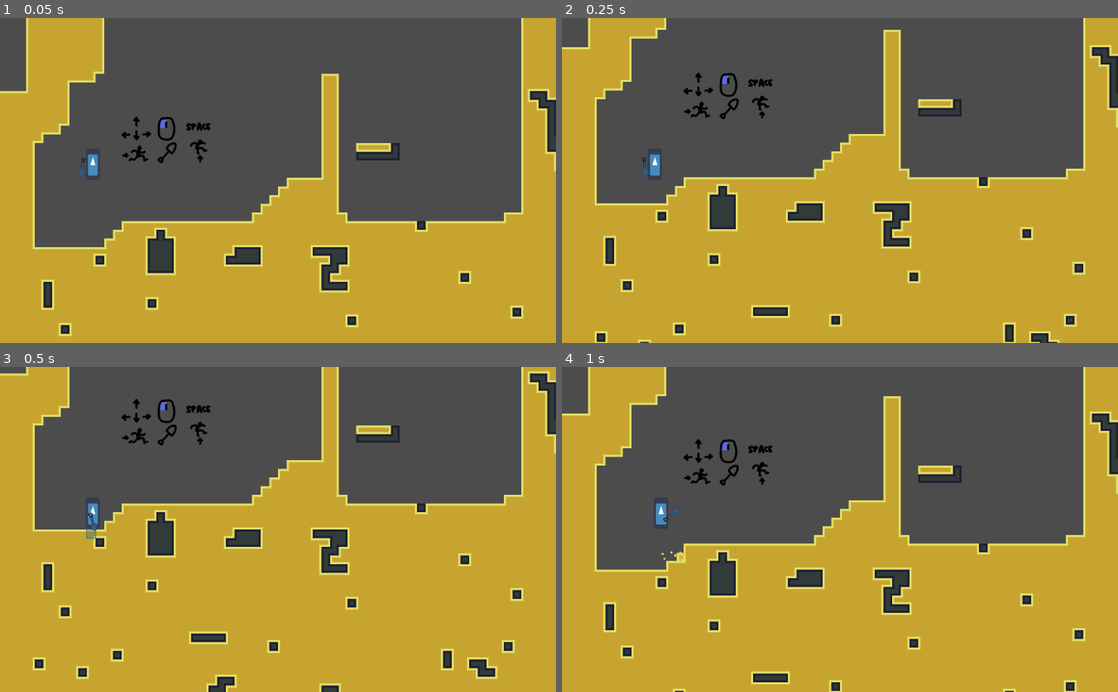
Above: before the commit, frames 1-4 (two rows, left to right).
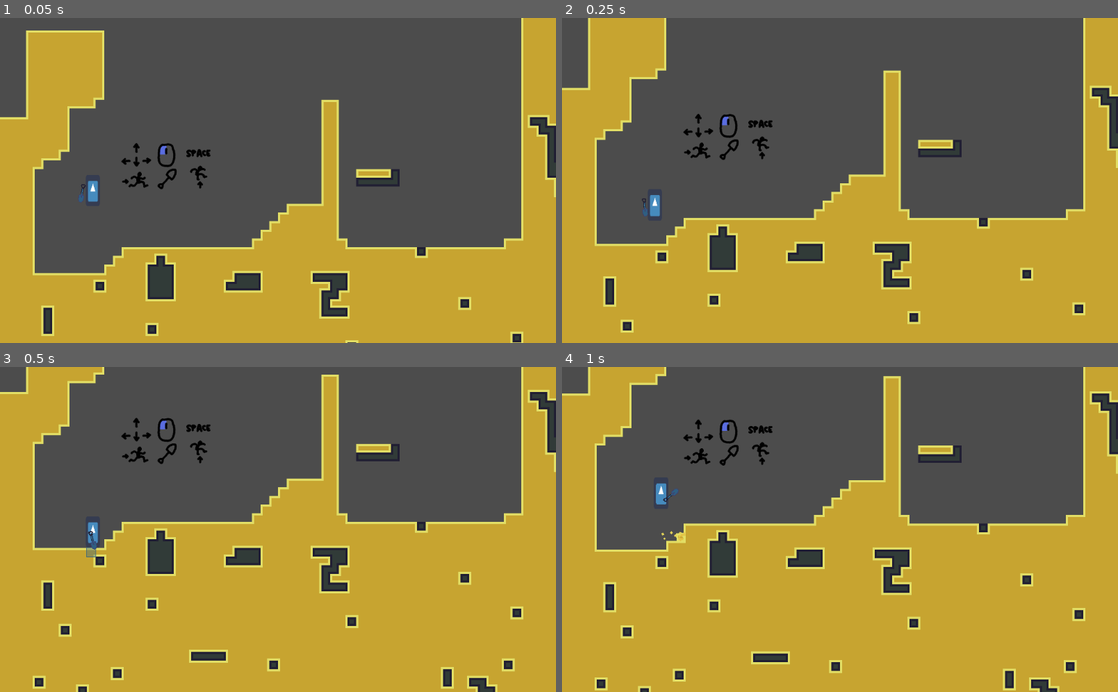
Above: after the commit, the same moments.

Repository: Eptwalabha/ld48
Game: Godot game, scene res://scenes/levels/LevelBase.tscn
The game is run twice, just before and just after one commit, with the same random seed, the same clock (stepped at 60 frames per second) and the same inputs. The engine's default icon, where the game draws it, is replaced by a stand-in: a white triangle on a blue panel in a dark square.
Inputs (mouse positions are in pixels of both pictures, inside the frame that each line leads up to):
- Up to frame 1 (0.05 s): no input
- Up to frame 2 (0.25 s): no input
- Up to frame 3 (0.5 s): no input
- Up to frame 4 (1 s): move the mouse to (962, 513) at 0.52 s; hold Right (move_right) from 0.53 s (still down); hold E (action) from 0.53 s (still down); tap Space (move_jump) at 0.77 s

The runs differ from the first frame. In frame 1, 17% of the frame differs, in the area x 0-100%, y 0-100%; in frame 2, 22%, in the area x 0-100%, y 2-100%; in frame 3, 16%; in frame 4, 16%.
Error before the commit: Invalid set index 'parameters/conditions/wallriding' (on base: 'AnimationTree') with value of type 'bool'. (res://scenes/Player.gd:97)

Commit message:
smooth camera

Diff:
--- a/scenes/Player.tscn
+++ b/scenes/Player.tscn
@@ -176,6 +176,9 @@
 "values": [ Vector2( 0, -30 ), Vector2( 0, -31 ), Vector2( 0, -30 ) ]
 }
 
+[sub_resource type="Animation" id=20]
+resource_name = "wallriding"
+
 [sub_resource type="AnimationNodeAnimation" id=7]
 animation = "dig"
 
@@ -187,6 +190,9 @@
 
 [sub_resource type="AnimationNodeAnimation" id=10]
 animation = "move"
+
+[sub_resource type="AnimationNodeAnimation" id=21]
+animation = "wallriding"
 
 [sub_resource type="AnimationNodeStateMachineTransition" id=11]
 
@@ -208,6 +214,12 @@
 
 [sub_resource type="AnimationNodeStateMachineTransition" id=17]
 advance_condition = "not_grounded"
+
+[sub_resource type="AnimationNodeStateMachineTransition" id=22]
+advance_condition = "wallriding"
+
+[sub_resource type="AnimationNodeStateMachineTransition" id=23]
+advance_condition = "not_wallriding"
 
 [sub_resource type="AnimationNodeStateMachine" id=18]
 states/dig/node = SubResource( 7 )
@@ -218,8 +230,11 @@
 states/jump/position = Vector2( 594, 198 )
 states/move/node = SubResource( 10 )
 states/move/position = Vector2( 231, 198 )
-transitions = [ "idle", "dig", SubResource( 11 ), "dig", "idle", SubResource( 12 ), "idle", "move", SubResource( 13 ), "move", "idle", SubResource( 14 ), "jump", "idle", SubResource( 15 ), "idle", "jump", SubResource( 16 ), "move", "jump", SubResource( 17 ) ]
+states/wallriding/node = SubResource( 21 )
+states/wallriding/position = Vector2( 779, 141 )
+transitions = [ "idle", "dig", SubResource( 11 ), "dig", "idle", SubResource( 12 ), "idle", "move", SubResource( 13 ), "move", "idle", SubResource( 14 ), "jump", "idle", SubResource( 15 ), "idle", "jump", SubResource( 16 ), "move", "jump", SubResource( 17 ), "jump", "wallriding", SubResource( 22 ), "wallriding", "jump", SubResource( 23 ) ]
 start_node = "idle"
+graph_offset = Vector2( 123, 51 )
 
 [sub_resource type="AnimationNodeStateMachinePlayback" id=19]
 
@@ -288,6 +303,7 @@
 anims/idle = SubResource( 4 )
 anims/jump = SubResource( 5 )
 anims/move = SubResource( 6 )
+anims/wallriding = SubResource( 20 )
 
 [node name="AnimationTree" type="AnimationTree" parent="."]
 tree_root = SubResource( 18 )
@@ -298,3 +314,5 @@
 parameters/conditions/moving = false
 parameters/conditions/not_grounded = false
 parameters/conditions/not_moving = false
+parameters/conditions/not_wallriding = false
+parameters/conditions/wallriding = false
--- a/scenes/levels/LevelBase.tscn
+++ b/scenes/levels/LevelBase.tscn
@@ -46,6 +46,8 @@
 [node name="Camera2D" type="Camera2D" parent="."]
 anchor_mode = 0
 current = true
+limit_smoothed = true
+smoothing_enabled = true
 
 [connection signal="throw_dirt" from="Player" to="." method="_on_Player_throw_dirt"]
 [connection signal="body_entered" from="End" to="." method="_on_End_body_entered"]
Not shown: 1 places in scenes/Player.tscn that only renumber resources
